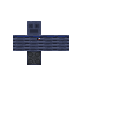
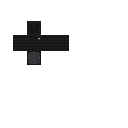
Comparing the layer stacks of the two (128, 128) images. Changes:
painted on "Layer #6" over (13, 21, 69, 65)
hid "Layer #1" over (13, 21, 69, 65)
